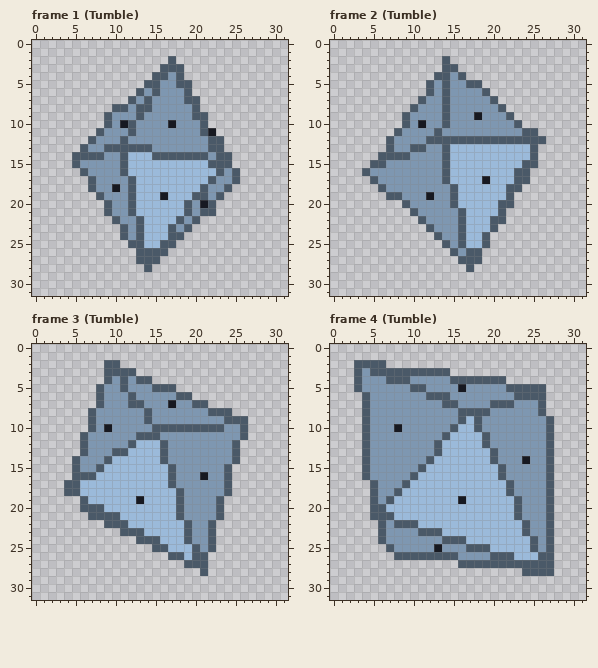
File history of a pixel-art file, assets/source/aseprite/rolls/d10.aseprite. Above: the version before the commit.
32x32 pixels, 24 frames. Colours within 5 levels of each other are drawn and written as one. Shown: frame 1 (Tumble), frame 2 (Tumble), frame 3 (Tumble), frame 4 (Tumble). The commit also changed other frames, which this record leaves out.
And afterwards:
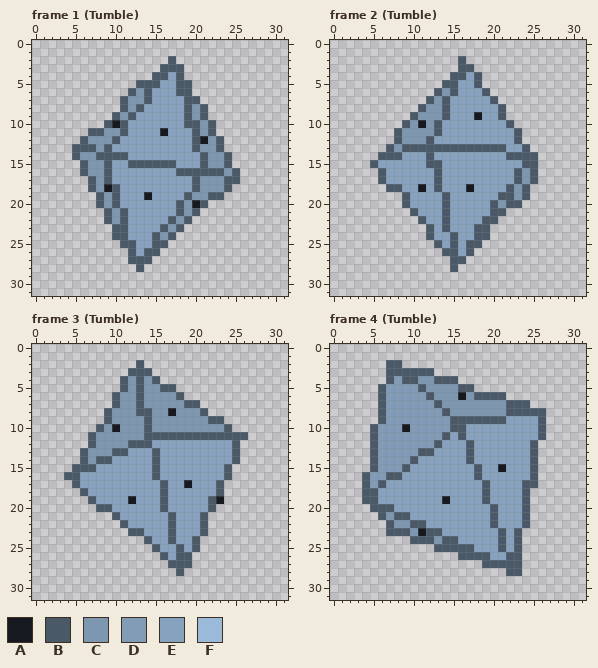
Palette (. is transparent): A #171921  B #4a5968  C #7e97b1  D #829cb7  E #87a2be  F #9bbada
Diff:
Changed rows in their new state; - is an unchanged pixel.
Frame 1 (Tumble):
first column x 5:
 4 ------------E-------
 5 --------B--EE-------
 6 -------BCBEEEB------
 7 ------BC--EEEE------
 8 -----.---EEEEEBCB---
 9 ----.B-BEEEEEEBC----
10 -----ABEEEEEEEBBCB--
11 --B---BEEEEAEEEBCB--
12 -BC--BEEEEEEEEEBAC--
13 B-B--EEEEEEEEEEB-C--
14 -CC-BB-EEEEEEEEE--C-
15 .B--BEEBBBBBBEEEBCC-
16 ----BEEEEEEEEBBBBB--
17 ----BEEEEEEEEEEBCC-B
18 ----ABEEEEEEEEEBC---
19 -----BEEEAEEEEBCCB--
20 ---BCBEEEEEEEBCAB.--
21 ------BEEEEEEBCB..--
22 ----BCBEEEEEBCB.----
23 -----B-EEEEBCB.-----
24 -----B-EEEBC-.------
25 ------B-EEB-.-------
26 -------BE--.--------
27 -------B--.---------
28 --------B.----------
Frame 2 (Tumble):
first column x 4:
 2 ----------.-B----------
 3 ----------..BB---------
 4 ---------..B-EB--------
 5 --------..-BEE---------
 6 --------.BCBEEE--------
 7 -------.B--EEEEE-------
 8 ------.B---EEEEEE------
 9 -----.B----EEE-EEB.----
10 ---------BEEEEEEEEB.---
11 ----------EEEEEEEEEB..-
12 ---.B----EEEEEEEEEE-...
13 -----B--BB-BBBBBBBEEB.-
14 -----EEEBEEEEEEEEEBBB--
15 --EEEEEEBBEEEEEEEEEE---
16 ..BEEEEEEBEEEEEEEEE-CB-
17 -.BEEEEEEBEEEEEEEEE-CB-
18 --.BBEEAEBEEEAEEEE-CB--
19 ---..BEEEEBEEEEEEB-CB--
20 ------EEEEBEEEEEBC-B---
21 -------EEEBEEEEEB------
22 --------EEBEEEEB-.-----
23 ---------EBEEEBB.------
24 --------BEEBEEB--------
25 ---------BEBEBB.-------
26 ----------B-E-.--------
27 -----------B-..--------
28 -----------B-.---------
Frame 3 (Tumble):
first column x 4:
 2 -----..--B-------------
 3 -----...-BB------------
 4 -----..---CB-----------
 5 ----...--B-C-----------
 6 ----..B-CB-----.-------
 7 ----..B-C----C-B-.-----
 8 ---..B---B---A---B...--
 9 ---..B------------BB...
10 ---.BCA---BCCCCCCCCCB..
11 --.B-----C--BBBBBBBBBB-
12 --.B-----BBEEEEEEEEEE--
13 --------EEEBEEEEEEEEE--
14 -.B-B-EEEEEBEEEEEEEEE--
15 --BBEEEEEEEBEEEEEEEE---
16 B-EEEEEEEEEBEEEEEEEE---
17 .-EEEEEEEEEEBEEAEEEB.--
18 ..BEEEEEEEEEBEEEEEEB.--
19 --.BEEEEAEEEBEEEEEBA---
20 --..-BEEEEEEBEEEEEB.---
21 ---...-EEEEEEBEEEB..---
22 -----..-EEEEEBEEEB.----
23 -------.--EEEBEEEB.----
24 ---------.-EEBEEB..----
25 ------------EEBE-..----
26 ------------BE-B..-----
27 -------------BB-..-----
28 --------------B--.-----
Frame 4 (Tumble):
first column x 3:
 2 ....BB-------------------
 3 ....------..-------------
 4 ....-D-B--BB-......------
 5 ...BDDDD-----BB.........-
 6 -..BDDDDD-CC-A-BBBB.....-
 7 -..BDDDDDDBCC----CC-BB..-
 8 -..BDDDDDDDB-CCCC--BBBB--
 9 -..BDDDDDDDDB-B-BBBEEEEB.
10 -.BDDDADDDDD-BEEEEEEEEEB.
11 -.BDDDDDDDD-EBEEEEEEEEEB.
12 -.BDDDDDDD-EEEBEEEEEEEB..
13 -.BDDDDDBBEEEEBEEEEEEEB..
14 -.BDDDDBEEEEEEBEEEEEEEB..
15 -.BDDDBEEEEEEEEBEEAEEEB..
16 --DDBBEEEEEEEEEBEEEEEEB..
17 -BDBEEEEEEEEEEEEBEEEEBB..
18 -B-EEEEEEEEEEEEEBEEEEB...
19 -B-EEEEEEEEAEEEEBEEEEB...
20 ----BEEEEEEEEEEEEBEEEB...
21 --.-CBBEEEEEEEEEEBEEEB...
22 ---.BCC-BEEEEEEEEBEEE-...
23 ---.BBB-A--EEEEEEEBEB....
24 ---....BBB---EEEEEBEB....
25 ----......BBBB-EEEBEB....
26 -----........BBBBEE-B....
27 -------------...-----....
28 -------------------BB....
Pixel boxes of the changes (left, top, right, bottom) in both pictures:
changed: (72, 72, 232, 272)
changed: (362, 56, 546, 272)
changed: (64, 360, 248, 576)
changed: (354, 360, 554, 576)
